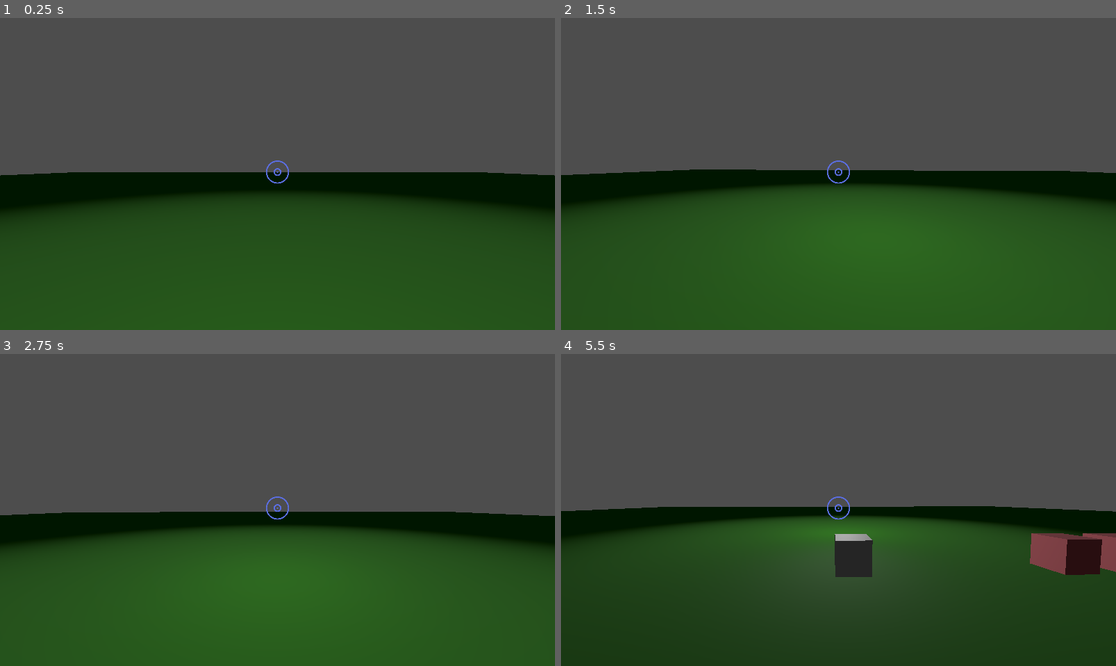
Above: before the commit, frames 1-4 (two rows, left to right).
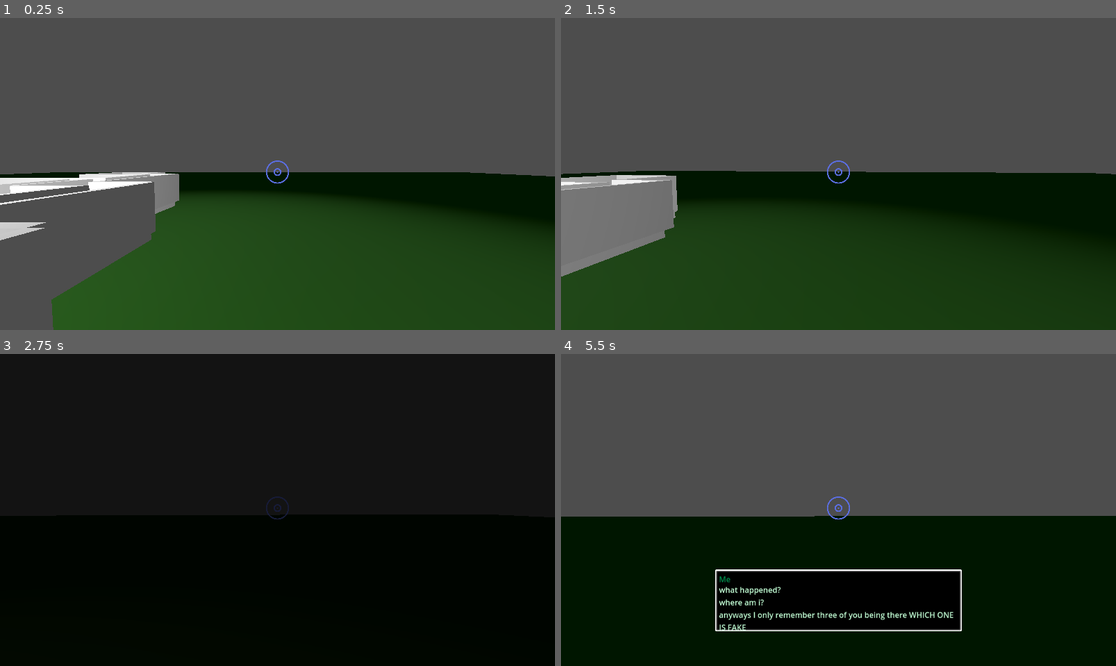
Above: after the commit, the same moments.

Repository: CreativeIndividuals/wildJam
Game: Godot game, scene res://scenes/Game.tscn
Two runs of this game, one before a commit and one after it. Both use one fixed random seed, a clock stepped at 60 frames per second and the inputs below.
Inputs (mouse positions are in pixels of both pictures, inside the frame that each line leads up to):
- Up to frame 1 (0.25 s): no input
- Up to frame 2 (1.5 s): tap Enter at 0.5 s; move the mouse to (866, 174) at 0.52 s; hold Q (accuse) 0.53-1.28 s; hold W (forward) from 0.53 s (still down); move the mouse to (810, 174) at 1.27 s; tap Q (accuse) at 1.35 s
- Up to frame 3 (2.75 s): keep holding W (forward); move the mouse to (288, 503) at 2.02 s; hold E (interact) from 2.03 s (still down); tap Q (accuse) at 2.3 s
- Up to frame 4 (5.5 s): keep holding W (forward); move the mouse to (832, 516) at 2.77 s; release E (interact) at 2.78 s; tap Q (accuse) at 2.85, 4.55 s; move the mouse to (877, 513) at 3.52 s; hold Q (accuse) 3.53-4.28 s; move the mouse to (794, 506) at 4.27 s; tap E (interact) at 4.35 s; move the mouse to (844, 510) at 5.02 s; hold Q (accuse) from 5.03 s (still down)

The runs differ from the first frame. In frame 1, 12% of the frame differs, in the area x 0-100%, y 49-100%; in frame 2, 36%; in frame 3, 94%, in the area x 0-100%, y 0-100%; in frame 4, 48%.
Error before the commit: Invalid access to property or key 'dialogue_triggered' on a base object of type 'RigidBody3D (Character)'. (res://code/dialogueManager.gd:14)

Commit message:
added audio/mixing/blackout/dialogue

Diff:
--- /dev/null
+++ b/code/AudioManager.gd
@@ -0,0 +1,20 @@
+extends Node
+
+@export_multiline var effects :Dictionary[String,String] = {"blackout":"test"}
+
+var ost_player: AudioStreamPlayer
+var sfx_player: AudioStreamPlayer
+
+func _ready():
+	ost_player=$ost
+	sfx_player=$sfx
+
+func play_ost():
+	ost_player.play()
+
+func stop_ost():
+	ost_player.stop()
+
+func play_sfx(effect:String):
+	sfx_player.stream.resource_path = effects[effect]
+	sfx_player.play()
--- /dev/null
+++ b/code/BlackoutManager.gd
@@ -0,0 +1,27 @@
+extends ColorRect
+
+@export var duration:=2.0
+signal blackoutDone
+
+func _ready():
+	color.a = 0
+	hide()
+
+func fade_out():
+	create_tween().tween_property($".", "color:a", 0.0, duration/2.0).connect(
+		"finished", Callable(self, "_on_fade_out_complete")
+	)
+
+func play_blackout():
+	show()
+	#%audioManager.play_sfx("blackout")
+	create_tween().tween_property($".", "color:a", 1.0, duration/2.0).connect(
+		"finished", Callable(self, "_on_fade_in_complete")
+	)
+
+func _on_fade_in_complete():
+	fade_out()
+
+func _on_fade_out_complete():
+	emit_signal("blackoutDone")
+	hide()
--- a/code/GameState.gd
+++ b/code/GameState.gd
@@ -2,23 +2,19 @@
 
 enum Phase {RESEARCH, JUDGEMENT}
 
-signal phase_changed(new_phase: Phase)
 signal game_over(correct: bool)
 
-@export var current_phase: Phase = Phase.RESEARCH
+var current_phase: Phase = Phase.RESEARCH
 @export var impostor_character :Character
 
 func _ready():
-	setup_game()
-
-func setup_game():
 	current_phase = Phase.RESEARCH
-	impostor_character= %girlfriend
+	%audioManager.play_ost()
+	$Timer.start()
 
 func transition_to_judgement():
-	#TODO blackout effect
+	%blackoutOverlay.play_blackout()
 	current_phase = Phase.JUDGEMENT
-	phase_changed.emit(current_phase)
 
 func make_accusation(character):
 	game_over.emit(character==impostor_character)
--- a/code/Interractable.gd
+++ b/code/Interractable.gd
@@ -1,7 +1,7 @@
 class_name Interractable
 extends RigidBody3D
 
-@export var clueID:bool
+@export var clueID:String
 @export_multiline var description: String
 
 var highlight_material: StandardMaterial3D
--- a/code/Player.gd
+++ b/code/Player.gd
@@ -32,7 +32,7 @@
 
 func _physics_process(_delta):
 	# Movement
-	var input_dir = Input.get_vector("left", "right", "forward", "backward")
+	var input_dir = Input.get_vector("left", "right", "backward", "forward")
 
 	var forward = -camera.global_transform.basis.z
 	forward.y = 0
@@ -91,9 +91,6 @@
 			collider.get_parent().listen()
 
 func handle_accusation():
-	if game_state.current_phase != game_state.Phase.JUDGEMENT:
-		return
-
 	if !ray.is_colliding():
 		return
 
--- a/code/dialogueManager.gd
+++ b/code/dialogueManager.gd
@@ -1,4 +1,4 @@
-extends Node
+extends TextureRect
 
 @onready var dialogueLine: Label = $Line
 @onready var person: Label = $Person
@@ -7,7 +7,7 @@
 @export var DialogueTimeout := 5.0
 
 func _ready():
-	$".".hide()
+	hide()
 	for clue in get_tree().get_nodes_in_group("clues"):
 		clue.clueInspected.connect(_on_clue_collected)
 	for character in get_tree().get_nodes_in_group("characters"):
@@ -16,14 +16,13 @@
 func show_dialogue(character_name: String, line: String):
 	person.text=character_name
 	dialogueLine.text = line
-	$".".show()
+	show()
 	timer.start(DialogueTimeout)
 
 func _on_timer_timeout():
-	$".".hide()
+	hide()
 
-
-func _on_game_state_phase_changed(new_phase: int) -> void:
+func _on_blackout_done() -> void:
 	show_dialogue("Me","what happened? \nwhere am i? \nanyways I only remember three of you being there WHICH ONE IS FAKE")
 
 func _on_clue_collected(clue_data: Dictionary)->void:
--- /dev/null
+++ b/default_bus_layout.tres
@@ -0,0 +1,15 @@
+[gd_resource type="AudioBusLayout" format=3 uid="uid://nr2of6vlmas4"]
+
+[resource]
+bus/1/name = &"ost"
+bus/1/solo = false
+bus/1/mute = false
+bus/1/bypass_fx = false
+bus/1/volume_db = 0.0
+bus/1/send = &"Master"
+bus/2/name = &"sfx"
+bus/2/solo = false
+bus/2/mute = false
+bus/2/bypass_fx = false
+bus/2/volume_db = 0.0
+bus/2/send = &"Master"
--- a/project.godot
+++ b/project.godot
@@ -11,7 +11,7 @@
 [application]
 
 config/name="wild jam"
-run/main_scene="uid://d26247ljh1cnm"
+run/main_scene="uid://ds3a131765w7i"
 config/features=PackedStringArray("4.4", "Forward Plus")
 config/icon="res://icon.svg"
 
--- a/scenes/Enviornment.tscn
+++ /dev/null
@@ -1,110 +0,0 @@
-[gd_scene load_steps=10 format=3 uid="uid://5eatf7315eyo"]
-
-[ext_resource type="Script" uid="uid://cq5d5yawdbkcw" path="res://code/Interractable.gd" id="1_t7bns"]
-[ext_resource type="Script" uid="uid://bimsnwhown4mg" path="res://code/character.gd" id="2_6s3yw"]
-
-[sub_resource type="WorldBoundaryShape3D" id="WorldBoundaryShape3D_x5vcc"]
-
-[sub_resource type="QuadMesh" id="QuadMesh_x5vcc"]
-
-[sub_resource type="StandardMaterial3D" id="StandardMaterial3D_t7bns"]
-albedo_color = Color(0.113725, 0.360784, 0, 1)
-
-[sub_resource type="BoxShape3D" id="BoxShape3D_x5vcc"]
-
-[sub_resource type="BoxMesh" id="BoxMesh_t7bns"]
-
-[sub_resource type="Skin" id="Skin_tu7fu"]
-
-[sub_resource type="StandardMaterial3D" id="StandardMaterial3D_oxkoi"]
-albedo_color = Color(0.572549, 0.278431, 0.301961, 1)
-
-[node name="Env" type="Node3D"]
-
-[node name="TemporaryGround" type="StaticBody3D" parent="."]
-
-[node name="CollisionShape3D" type="CollisionShape3D" parent="TemporaryGround"]
-shape = SubResource("WorldBoundaryShape3D_x5vcc")
-
-[node name="MeshInstance3D" type="MeshInstance3D" parent="TemporaryGround"]
-transform = Transform3D(100, 0, 0, 0, -4.37114e-06, 100, 0, -100, -4.37114e-06, 0, 0, 0)
-mesh = SubResource("QuadMesh_x5vcc")
-surface_material_override/0 = SubResource("StandardMaterial3D_t7bns")
-
-[node name="OmniLight3D" type="OmniLight3D" parent="."]
-transform = Transform3D(1, 0, 0, 0, 1, 0, 0, 0, 1, 0, 3, 0)
-omni_range = 17.0
-omni_attenuation = 0.0
-
-[node name="clues" type="Node3D" parent="."]
-
-[node name="clue1" type="Area3D" parent="clues"]
-transform = Transform3D(1, 0, 0, 0, 1, 0, 0, 0, 1, 0, 0.958167, 5.7256)
-script = ExtResource("1_t7bns")
-clue_id = "sketchbook"
-memory_owner = "Mother"
-description = "bomboclat"
-
-[node name="CollisionShape3D" type="CollisionShape3D" parent="clues/clue1"]
-shape = SubResource("BoxShape3D_x5vcc")
-
-[node name="MeshInstance3D" type="MeshInstance3D" parent="clues/clue1"]
-mesh = SubResource("BoxMesh_t7bns")
-
-[node name="characters" type="Node3D" parent="."]
-
-[node name="mother" type="RigidBody3D" parent="characters"]
-transform = Transform3D(1, 0, 0, 0, 1, 0, 0, 0, 1, 6.41485, 0.958167, 5.7256)
-script = ExtResource("2_6s3yw")
-character_name = "Mother"
-dialogue_lines = Array[String](["", "", ""])
-
-[node name="CollisionShape3D" type="CollisionShape3D" parent="characters/mother"]
-shape = SubResource("BoxShape3D_x5vcc")
-
-[node name="MeshInstance3D" type="MeshInstance3D" parent="characters/mother"]
-mesh = SubResource("BoxMesh_t7bns")
-skin = SubResource("Skin_tu7fu")
-surface_material_override/0 = SubResource("StandardMaterial3D_oxkoi")
-
-[node name="father" type="RigidBody3D" parent="characters"]
-transform = Transform3D(1, 0, 0, 0, 1, 0, 0, 0, 1, 11.9492, 0.958167, 5.7256)
-script = ExtResource("2_6s3yw")
-character_name = "Father"
-dialogue_lines = Array[String](["", "", ""])
-
-[node name="CollisionShape3D" type="CollisionShape3D" parent="characters/father"]
-shape = SubResource("BoxShape3D_x5vcc")
-
-[node name="MeshInstance3D" type="MeshInstance3D" parent="characters/father"]
-mesh = SubResource("BoxMesh_t7bns")
-skin = SubResource("Skin_tu7fu")
-surface_material_override/0 = SubResource("StandardMaterial3D_oxkoi")
-
-[node name="brother" type="RigidBody3D" parent="characters"]
-transform = Transform3D(1, 0, 0, 0, 1, 0, 0, 0, 1, 10.2231, 0.958167, 5.7256)
-script = ExtResource("2_6s3yw")
-character_name = "Brother"
-dialogue_lines = Array[String](["", "", ""])
-
-[node name="CollisionShape3D" type="CollisionShape3D" parent="characters/brother"]
-shape = SubResource("BoxShape3D_x5vcc")
-
-[node name="MeshInstance3D" type="MeshInstance3D" parent="characters/brother"]
-mesh = SubResource("BoxMesh_t7bns")
-skin = SubResource("Skin_tu7fu")
-surface_material_override/0 = SubResource("StandardMaterial3D_oxkoi")
-
-[node name="girlfriend" type="RigidBody3D" parent="characters"]
-transform = Transform3D(1, 0, 0, 0, 1, 0, 0, 0, 1, 8.1489, 0.958167, 5.7256)
-script = ExtResource("2_6s3yw")
-character_name = "Girlfriend"
-dialogue_lines = Array[String](["", "", ""])
-
-[node name="CollisionShape3D" type="CollisionShape3D" parent="characters/girlfriend"]
-shape = SubResource("BoxShape3D_x5vcc")
-
-[node name="MeshInstance3D" type="MeshInstance3D" parent="characters/girlfriend"]
-mesh = SubResource("BoxMesh_t7bns")
-skin = SubResource("Skin_tu7fu")
-surface_material_override/0 = SubResource("StandardMaterial3D_oxkoi")
--- a/scenes/Game.tscn
+++ b/scenes/Game.tscn
@@ -6,8 +6,12 @@
 [ext_resource type="Texture2D" uid="uid://dfykxjiun5o4t" path="res://2d/crosshair.png" id="2_s0nni"]
 [ext_resource type="Script" uid="uid://0sygf5n1lopq" path="res://code/Player.gd" id="3_78awf"]
 [ext_resource type="Texture2D" uid="uid://b52b5eobvljo5" path="res://2d/dialogueBox.png" id="3_aug50"]
+[ext_resource type="PackedScene" uid="uid://ddhwq4vmt4j2c" path="res://scenes/Map_greyboxed.glb" id="3_qy1jj"]
 [ext_resource type="Script" uid="uid://c4rw1c2y6urot" path="res://code/dialogueManager.gd" id="4_aug50"]
 [ext_resource type="Script" uid="uid://dk01cgbjy561f" path="res://code/gameOver.gd" id="5_kiw3p"]
+[ext_resource type="Script" uid="uid://dwunflmmaap7e" path="res://code/AudioManager.gd" id="6_3xj3m"]
+[ext_resource type="AudioStream" uid="uid://rhj1o1yi7xgv" path="res://audio/music/placeholder.mp3" id="7_mcffj"]
+[ext_resource type="Script" uid="uid://dwtdotwiv0gd4" path="res://code/BlackoutManager.gd" id="9_g4kob"]
 
 [sub_resource type="WorldBoundaryShape3D" id="WorldBoundaryShape3D_x5vcc"]
 
@@ -32,99 +36,6 @@
 [sub_resource type="Environment" id="Environment_cpr0p"]
 
 [node name="Game" type="Node3D"]
-
-[node name="Env" type="Node3D" parent="."]
-unique_name_in_owner = true
-
-[node name="TemporaryGround" type="StaticBody3D" parent="Env"]
-
-[node name="CollisionShape3D" type="CollisionShape3D" parent="Env/TemporaryGround"]
-shape = SubResource("WorldBoundaryShape3D_x5vcc")
-
-[node name="MeshInstance3D" type="MeshInstance3D" parent="Env/TemporaryGround"]
-transform = Transform3D(100, 0, 0, 0, -4.37114e-06, 100, 0, -100, -4.37114e-06, 0, 0, 0)
-mesh = SubResource("QuadMesh_x5vcc")
-surface_material_override/0 = SubResource("StandardMaterial3D_t7bns")
-
-[node name="OmniLight3D" type="OmniLight3D" parent="Env"]
-transform = Transform3D(1, 0, 0, 0, 1, 0, 0, 0, 1, 0, 3, 0)
-omni_range = 17.0
-omni_attenuation = 0.0
-
-[node name="clues" type="Node3D" parent="Env"]
-
-[node name="clue1" type="RigidBody3D" parent="Env/clues"]
-transform = Transform3D(1, 0, 0, 0, 1, 0, 0, 0, 1, 0, 0.958167, 5.7256)
-script = ExtResource("1_400sg")
-description = "bomboclat"
-
-[node name="CollisionShape3D" type="CollisionShape3D" parent="Env/clues/clue1"]
-shape = SubResource("BoxShape3D_x5vcc")
-
-[node name="MeshInstance3D" type="MeshInstance3D" parent="Env/clues/clue1"]
-mesh = SubResource("BoxMesh_t7bns")
-
-[node name="characters" type="Node3D" parent="Env"]
-
-[node name="mother" type="RigidBody3D" parent="Env/characters"]
-unique_name_in_owner = true
-transform = Transform3D(1, 0, 0, 0, 1, 0, 0, 0, 1, 6.41485, 0.958167, 5.7256)
-script = ExtResource("2_g4kob")
-character_name = "Mother"
-dialogue_lines = Array[String](["", "", ""])
-
-[node name="CollisionShape3D" type="CollisionShape3D" parent="Env/characters/mother"]
-shape = SubResource("BoxShape3D_x5vcc")
-
-[node name="MeshInstance3D" type="MeshInstance3D" parent="Env/characters/mother"]
-mesh = SubResource("BoxMesh_t7bns")
-skin = SubResource("Skin_tu7fu")
-surface_material_override/0 = SubResource("StandardMaterial3D_oxkoi")
-
-[node name="father" type="RigidBody3D" parent="Env/characters"]
-unique_name_in_owner = true
-transform = Transform3D(1, 0, 0, 0, 1, 0, 0, 0, 1, 11.9492, 0.958167, 5.7256)
-script = ExtResource("2_g4kob")
-character_name = "Father"
-dialogue_lines = Array[String](["", "", ""])
-
-[node name="CollisionShape3D" type="CollisionShape3D" parent="Env/characters/father"]
-shape = SubResource("BoxShape3D_x5vcc")
-
-[node name="MeshInstance3D" type="MeshInstance3D" parent="Env/characters/father"]
-mesh = SubResource("BoxMesh_t7bns")
-skin = SubResource("Skin_tu7fu")
-surface_material_override/0 = SubResource("StandardMaterial3D_oxkoi")
-
-[node name="brother" type="RigidBody3D" parent="Env/characters"]
-unique_name_in_owner = true
-transform = Transform3D(1, 0, 0, 0, 1, 0, 0, 0, 1, 10.2231, 0.958167, 5.7256)
-script = ExtResource("2_g4kob")
-character_name = "Brother"
-dialogue_lines = Array[String](["", "", ""])
-
-[node name="CollisionShape3D" type="CollisionShape3D" parent="Env/characters/brother"]
-shape = SubResource("BoxShape3D_x5vcc")
-
-[node name="MeshInstance3D" type="MeshInstance3D" parent="Env/characters/brother"]
-mesh = SubResource("BoxMesh_t7bns")
-skin = SubResource("Skin_tu7fu")
-surface_material_override/0 = SubResource("StandardMaterial3D_oxkoi")
-
-[node name="girlfriend" type="RigidBody3D" parent="Env/characters"]
-unique_name_in_owner = true
-transform = Transform3D(1, 0, 0, 0, 1, 0, 0, 0, 1, 8.1489, 0.958167, 5.7256)
-script = ExtResource("2_g4kob")
-character_name = "Girlfriend"
-dialogue_lines = Array[String](["", "", ""])
-
-[node name="CollisionShape3D" type="CollisionShape3D" parent="Env/characters/girlfriend"]
-shape = SubResource("BoxShape3D_x5vcc")
-
-[node name="MeshInstance3D" type="MeshInstance3D" parent="Env/characters/girlfriend"]
-mesh = SubResource("BoxMesh_t7bns")
-skin = SubResource("Skin_tu7fu")
-surface_material_override/0 = SubResource("StandardMaterial3D_oxkoi")
 
 [node name="HUD" type="CanvasLayer" parent="."]
 unique_name_in_owner = true
@@ -195,6 +106,8 @@
 offset_right = 88.0
 offset_bottom = 32.0
 theme_override_colors/font_color = Color(5.67943e-06, 0.560148, 0.304097, 1)
+clip_text = true
+text_overrun_behavior = 3
 
 [node name="Line" type="Label" parent="HUD/dialogueBox"]
 layout_mode = 1
@@ -209,6 +122,7 @@
 grow_horizontal = 2
 grow_vertical = 2
 theme_override_colors/font_color = Color(0.765223, 1, 0.839826, 1)
+autowrap_mode = 2
 
 [node name="Timer" type="Timer" parent="HUD/dialogueBox"]
 one_shot = true
@@ -223,6 +137,7 @@
 grow_vertical = 2
 
 [node name="gameOver" type="ColorRect" parent="HUD"]
+visible = false
 anchors_preset = 15
 anchor_right = 1.0
 anchor_bottom = 1.0
@@ -323,6 +238,7 @@
 text = "Quit"
 
 [node name="blackoutOverlay" type="ColorRect" parent="HUD"]
+unique_name_in_owner = true
 visible = false
 anchors_preset = 15
 anchor_right = 1.0
@@ -330,20 +246,128 @@
 grow_horizontal = 2
 grow_vertical = 2
 color = Color(0, 0, 0, 1)
-
-[node name="GameState" type="Node" parent="."]
+script = ExtResource("9_g4kob")
+
+[node name="audioManager" type="Node" parent="."]
+unique_name_in_owner = true
+script = ExtResource("6_3xj3m")
+
+[node name="ost" type="AudioStreamPlayer" parent="audioManager"]
+stream = ExtResource("7_mcffj")
+bus = &"ost"
+
+[node name="sfx" type="AudioStreamPlayer" parent="audioManager"]
+bus = &"sfx"
+
+[node name="GameState" type="Node" parent="." node_paths=PackedStringArray("impostor_character")]
 unique_name_in_owner = true
 script = ExtResource("2_cpr0p")
+impostor_character = NodePath("../Env/characters/girlfriend")
 
 [node name="Timer" type="Timer" parent="GameState"]
-wait_time = 120.0
-
-[node name="BlackoutTimer" type="Timer" parent="GameState"]
 wait_time = 2.0
+one_shot = true
+
+[node name="Env" type="Node3D" parent="."]
+unique_name_in_owner = true
+
+[node name="TemporaryGround" type="StaticBody3D" parent="Env"]
+
+[node name="CollisionShape3D" type="CollisionShape3D" parent="Env/TemporaryGround"]
+shape = SubResource("WorldBoundaryShape3D_x5vcc")
+
+[node name="MeshInstance3D" type="MeshInstance3D" parent="Env/TemporaryGround"]
+transform = Transform3D(100, 0, 0, 0, -4.37114e-06, 100, 0, -100, -4.37114e-06, 0, 0, 0)
+mesh = SubResource("QuadMesh_x5vcc")
+surface_material_override/0 = SubResource("StandardMaterial3D_t7bns")
+
+[node name="OmniLight3D" type="OmniLight3D" parent="Env"]
+transform = Transform3D(1, 0, 0, 0, 1, 0, 0, 0, 1, 0, 3, 0)
+omni_range = 17.0
+omni_attenuation = 0.0
+
+[node name="clues" type="Node3D" parent="Env"]
+
+[node name="clue1" type="RigidBody3D" parent="Env/clues"]
+transform = Transform3D(1, 0, 0, 0, 1, 0, 0, 0, 1, 0, 0.958167, 5.7256)
+script = ExtResource("1_400sg")
+clueID = "idk"
+description = "bomboclat"
+
+[node name="CollisionShape3D" type="CollisionShape3D" parent="Env/clues/clue1"]
+shape = SubResource("BoxShape3D_x5vcc")
+
+[node name="MeshInstance3D" type="MeshInstance3D" parent="Env/clues/clue1"]
+mesh = SubResource("BoxMesh_t7bns")
+
+[node name="characters" type="Node3D" parent="Env"]
+
+[node name="mother" type="RigidBody3D" parent="Env/characters"]
+unique_name_in_owner = true
+transform = Transform3D(1, 0, 0, 0, 1, 0, 0, 0, 1, 6.41485, 0.958167, 5.7256)
+script = ExtResource("2_g4kob")
+character_name = "Mother"
+dialogue_lines = Array[String](["", "", ""])
+
+[node name="CollisionShape3D" type="CollisionShape3D" parent="Env/characters/mother"]
+shape = SubResource("BoxShape3D_x5vcc")
+
+[node name="MeshInstance3D" type="MeshInstance3D" parent="Env/characters/mother"]
+mesh = SubResource("BoxMesh_t7bns")
+skin = SubResource("Skin_tu7fu")
+surface_material_override/0 = SubResource("StandardMaterial3D_oxkoi")
+
+[node name="father" type="RigidBody3D" parent="Env/characters"]
+unique_name_in_owner = true
+transform = Transform3D(1, 0, 0, 0, 1, 0, 0, 0, 1, 11.9492, 0.958167, 5.7256)
+script = ExtResource("2_g4kob")
+character_name = "Father"
+dialogue_lines = Array[String](["", "", ""])
+
+[node name="CollisionShape3D" type="CollisionShape3D" parent="Env/characters/father"]
+shape = SubResource("BoxShape3D_x5vcc")
+
+[node name="MeshInstance3D" type="MeshInstance3D" parent="Env/characters/father"]
+mesh = SubResource("BoxMesh_t7bns")
+skin = SubResource("Skin_tu7fu")
+surface_material_override/0 = SubResource("StandardMaterial3D_oxkoi")
+
+[node name="brother" type="RigidBody3D" parent="Env/characters"]
+unique_name_in_owner = true
+transform = Transform3D(1, 0, 0, 0, 1, 0, 0, 0, 1, 10.2231, 0.958167, 5.7256)
+script = ExtResource("2_g4kob")
+character_name = "Brother"
+dialogue_lines = Array[String](["", "", ""])
+
+[node name="CollisionShape3D" type="CollisionShape3D" parent="Env/characters/brother"]
+shape = SubResource("BoxShape3D_x5vcc")
+
+[node name="MeshInstance3D" type="MeshInstance3D" parent="Env/characters/brother"]
+mesh = SubResource("BoxMesh_t7bns")
+skin = SubResource("Skin_tu7fu")
+surface_material_override/0 = SubResource("StandardMaterial3D_oxkoi")
+
+[node name="girlfriend" type="RigidBody3D" parent="Env/characters"]
+unique_name_in_owner = true
+transform = Transform3D(1, 0, 0, 0, 1, 0, 0, 0, 1, 8.1489, 0.958167, 5.7256)
+script = ExtResource("2_g4kob")
+character_name = "Girlfriend"
+dialogue_lines = Array[String](["", "", ""])
+
+[node name="CollisionShape3D" type="CollisionShape3D" parent="Env/characters/girlfriend"]
+shape = SubResource("BoxShape3D_x5vcc")
+
+[node name="MeshInstance3D" type="MeshInstance3D" parent="Env/characters/girlfriend"]
+mesh = SubResource("BoxMesh_t7bns")
+skin = SubResource("Skin_tu7fu")
+surface_material_override/0 = SubResource("StandardMaterial3D_oxkoi")
+
+[node name="Map_greyboxed" parent="Env" instance=ExtResource("3_qy1jj")]
+transform = Transform3D(1, 0, 0, 0, 1, 0, 0, 0, 1, -3.76645, 0.592169, -4.72776)
 
 [node name="Player" type="CharacterBody3D" parent="."]
 unique_name_in_owner = true
-transform = Transform3D(1, 0, 0, 0, 1, 0, 0, 0, 1, 0, 1.3908, 0)
+transform = Transform3D(1, 0, 0, 0, 1, 0, 0, 0, 1, 4.16492, 1.3908, 0)
 script = ExtResource("3_78awf")
 
 [node name="CollisionShape3D" type="CollisionShape3D" parent="Player"]
@@ -363,5 +387,6 @@
 debug_shape_custom_color = Color(0.596078, 0.247059, 0.0509804, 1)
 
 [connection signal="timeout" from="HUD/dialogueBox/Timer" to="HUD/dialogueBox" method="_on_timer_timeout"]
+[connection signal="blackoutDone" from="HUD/blackoutOverlay" to="HUD/dialogueBox" method="_on_blackout_done"]
 [connection signal="game_over" from="GameState" to="HUD/gameOver" method="_on_game_state_game_over"]
-[connection signal="phase_changed" from="GameState" to="HUD/dialogueBox" method="_on_game_state_phase_changed"]
+[connection signal="timeout" from="GameState/Timer" to="GameState" method="transition_to_judgement"]
Not shown, added: audio/music/placeholder.mp3.import
Not shown, added: code/AudioManager.gd.uid
Not shown, added: code/BlackoutManager.gd.uid
Not shown: 1 places in scenes/Game.tscn that only renumber resources
Binary file added: scenes/Map_greyboxed.glb
Not shown, added: scenes/Map_greyboxed.glb.import
Not shown, added: audio/music/placeholder.mp3
